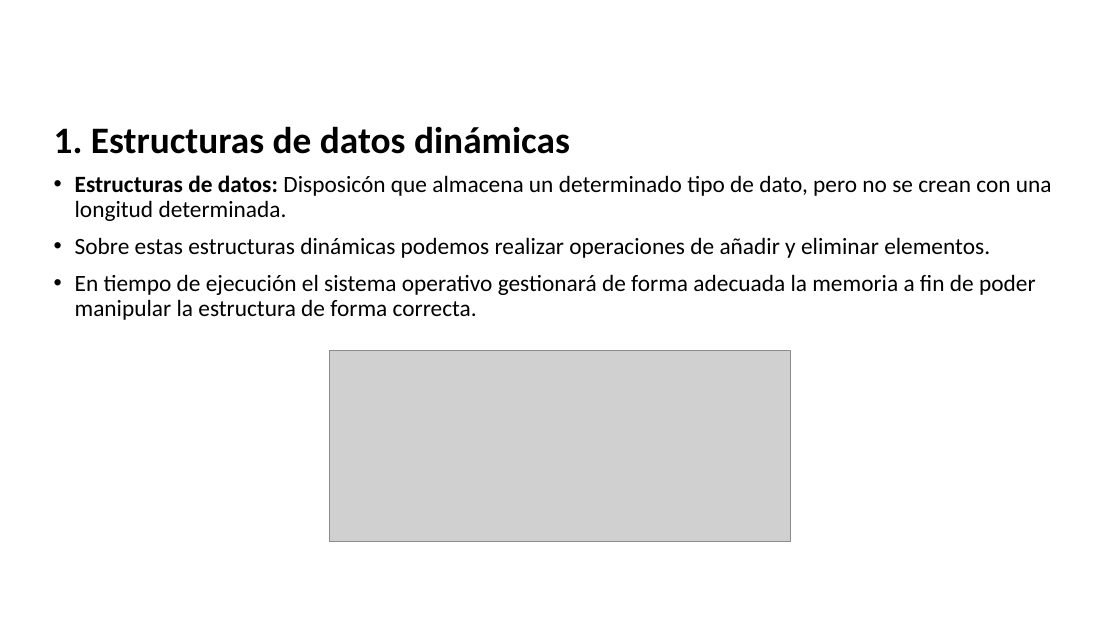
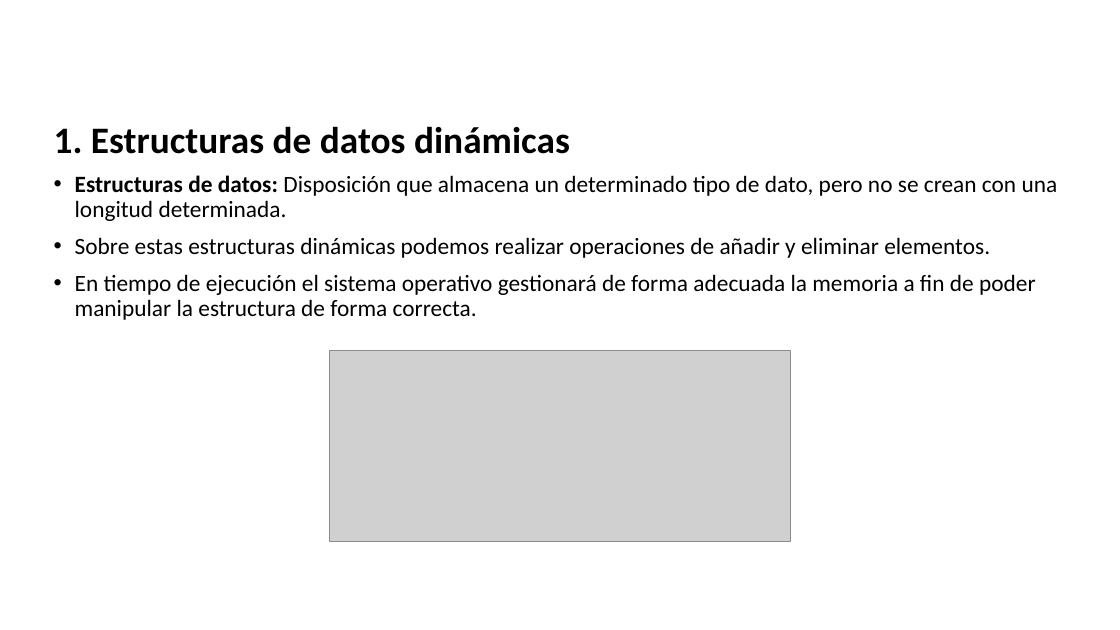
Before and after one commit to dcevallossalas/ITQ, a slide deck: slide 15 of Clases software/Unidades3y4.pptx. Drawn at 1120x630 pixels with LibreOffice and Linux fonts; fonts in the diff are those of the drawing; grey boxes stand for pictures; background and template pictures are left out. Boxes give left, top, right and bottom in pixels: in the first picture for what was removed or moved away, otherwise in the second. Text is boxed around its words. In the diff, an @@ line names an element or a change of style, - is before the commit and + after.

```diff
--- a/Clases software/Unidades3y4.pptx
+++ b/Clases software/Unidades3y4.pptx
@@ text at (x1=75, y1=175, x2=1058, y2=221): text changed @@
-• Estructuras de datos: Disposicón que almacena un determinado tipo de dato, pero no se crean con una longitud determinada.
+• Estructuras de datos: Disposición que almacena un determinado tipo de dato, pero no se crean con una longitud determinada.
```
Also in this commit, not shown: 4 other files.
